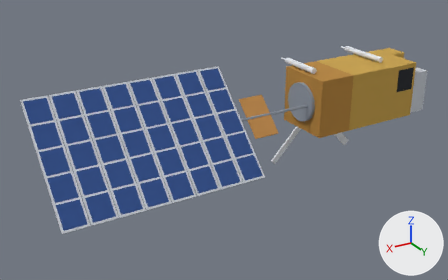
Two versions of the glTF model site/models/metop.glb, one commit apart.
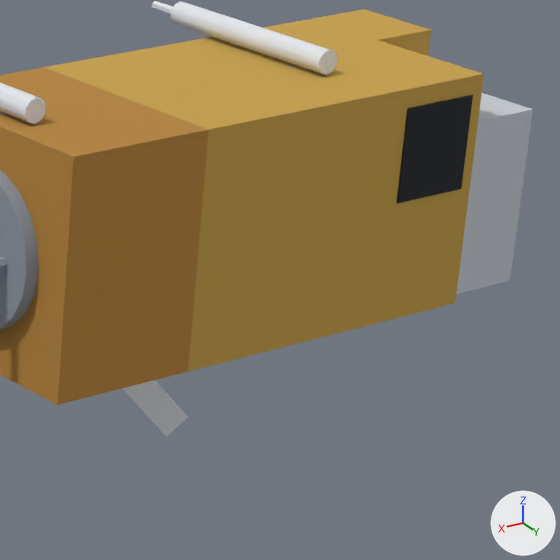
Each version appears first whole from a camera (50 mm lens) standing at (18.88, 19.91, 9.03) and looking at (6.67, -0.45, -1.15), and next in a close-up on the part from 68% to 97% of the width and 16% to 62% of the height. Arrows for +X, +Y and +Z are at lower right; the lights stay in place. The last two pictures show the newer version. Where no turn or scale is listed for an object, it has been applied to the vertices. Vertices at exactly the same position are counted once.

Before the edit, the objects in view are built like this:
```python
me_body = bpy.data.meshes.new('body')
me_body.from_pydata(...)  # 4751 vertices, 5620 faces; spans x -8.6..8.6, y -2.2..2.2, z -2.7..2.7
# faces by material slot: [652, 176, 12, 3812, 968]
me_body.materials.append(mat_own__8f97a3)  # grey #8f97a3
me_body.materials.append(mat_own__d9dee6)  # white #d9dee6
me_body.materials.append(mat_own__22252b)  # black #22252b
me_body.materials.append(mat_own__c9ced6_001)  # light grey #c9ced6
me_body.materials.append(mat_own__e3e7ed)  # white #e3e7ed
me_foil = bpy.data.meshes.new('foil')
me_foil.from_pydata(...)  # 172 vertices, 296 faces; spans x -4.66..4.66, y -1.58..1.58, z -1.25..1.25
# faces by material slot: [112, 48, 32, 104]
me_foil.materials.append(mat_own__c9a24a)  # orange #c9a24a
me_foil.materials.append(mat_own__b8863b)  # orange #b8863b
me_foil.materials.append(mat_own__c9ced6)  # light grey #c9ced6
me_foil.materials.append(mat_own__c08a4a)  # orange #c08a4a
ob_body = bpy.data.objects.new('body', me_body)
ob_body.location = (5.84, 0.07, -0.95)
ob_foil = bpy.data.objects.new('foil', me_foil)
ob_foil.location = (1.49, -0.33, 0.0)
```
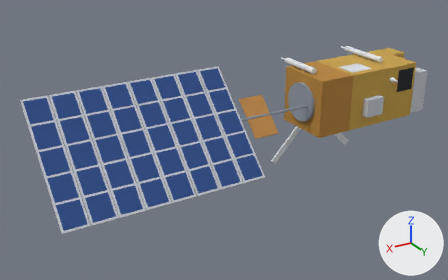
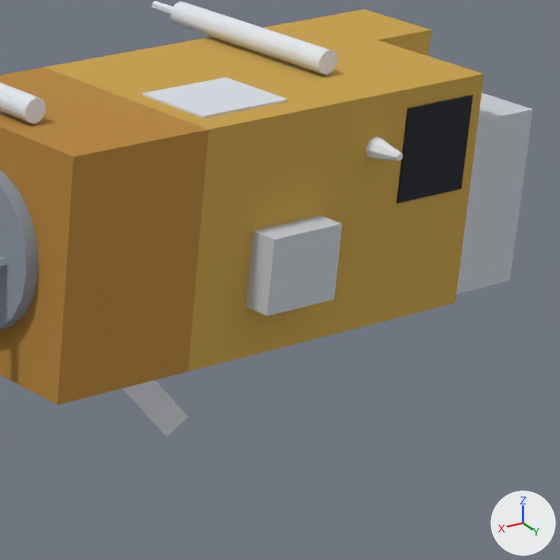
Where the newer file only moved an object's origin or applied its transform, the numbers keep the older frame.

Location of each change, [x1, y1, x2, y2] in pixels of the close-ups (560 x 560 px):
part 1 of me_foil, added
    after: [246, 215, 342, 316]
part 2 of me_body, added
    after: [142, 77, 288, 118]
part 3 of me_body, added
    after: [366, 137, 403, 161]

The edits, one by one:
me_foil is used by ob_foil; location (1.49, -0.33, 0.0).
me_foil had 172 vertices, 296 faces and spanned x -4.66..4.66, y -1.58..1.58, z -1.25..1.25.
me_foil now has 250 vertices, 424 faces and spans x -4.66..4.66, y -1.58..1.88, z -1.25..1.25.
me_foil part 1: a new loose piece of 78 vertices spanning x -1.74..-0.84, y 1.58..1.88, z -0.7..0.1, in mat_own__c9ced6 (light grey #c9ced6).
me_body is used by ob_body; location (5.84, 0.07, -0.95).
me_body had 4751 vertices, 5620 faces and spanned x -8.6..8.6, y -2.2..2.2, z -2.7..2.7.
me_body now has 4787 vertices, 5680 faces and spans x -8.6..8.6, y -2.2..2.2, z -2.7..2.7.
me_body part 2: a new loose piece, a box spanning x -5.787..-4.688, y -0.018..0.882, z 2.199..2.223, in mat_own__d9dee6 (white #d9dee6).
me_body part 3: a new loose piece, an 8-sided cut cone along y (radius 0.12 at the low end, 0.04 at the high end) spanning x -6.86..-6.62, y 1.18..1.53, z 1.53..1.77, in mat_own__e3e7ed (white #e3e7ed).
Other edits to the shape of me_body do not show in these pictures.
